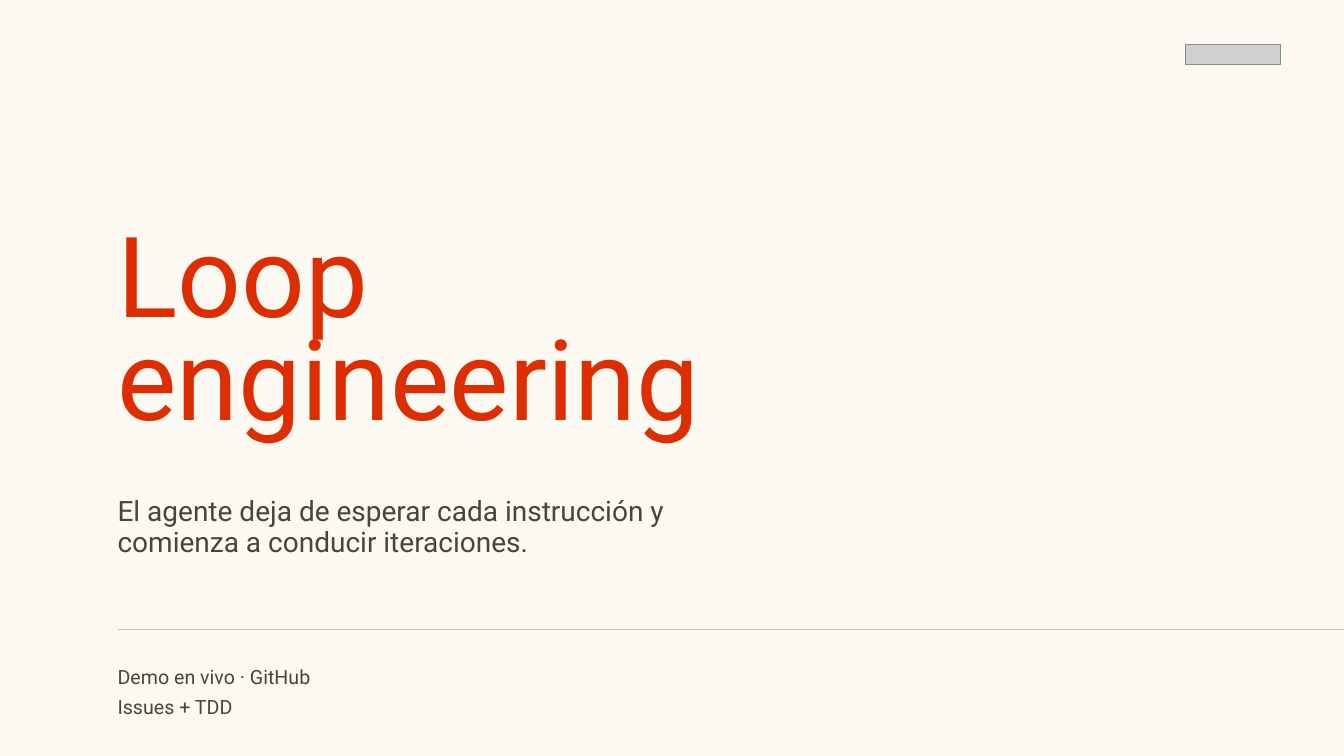
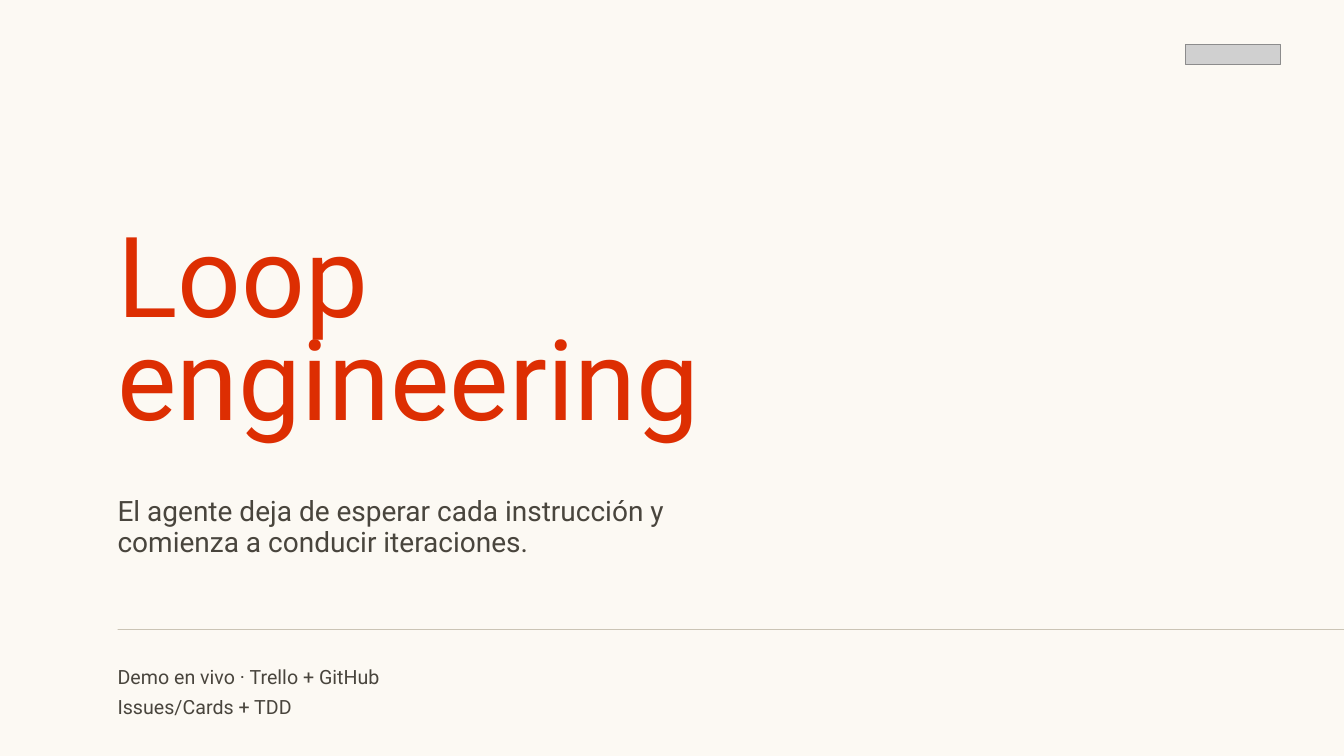
Before and after one commit to eze-etchecoin/beyond-the-prompt-tech-talk, a slide deck: slide 11 of docs/presentation/Arquitecturas_para_agentes_IA_actualizada.pptx (slide 9 before the commit). Drawn at 1344x756 pixels with LibreOffice and Linux fonts; fonts in the diff are those of the drawing; grey boxes stand for pictures. Boxes give left, top, right and bottom in pixels: in the first picture for what was removed or moved away, otherwise in the second. Text is boxed around its words. In the diff, an @@ line names an element or a change of style, - is before the commit and + after.

```diff
--- a/docs/presentation/Arquitecturas_para_agentes_IA_actualizada.pptx
+++ b/docs/presentation/Arquitecturas_para_agentes_IA_actualizada.pptx
@@ text at (118,669,379,715): text changed @@
-Demo en vivo · GitHub Issues + TDD
+Demo en vivo · Trello + GitHub Issues/Cards + TDD
```
Also in this commit, not shown: 9 other slides changed, 2 slides added.
